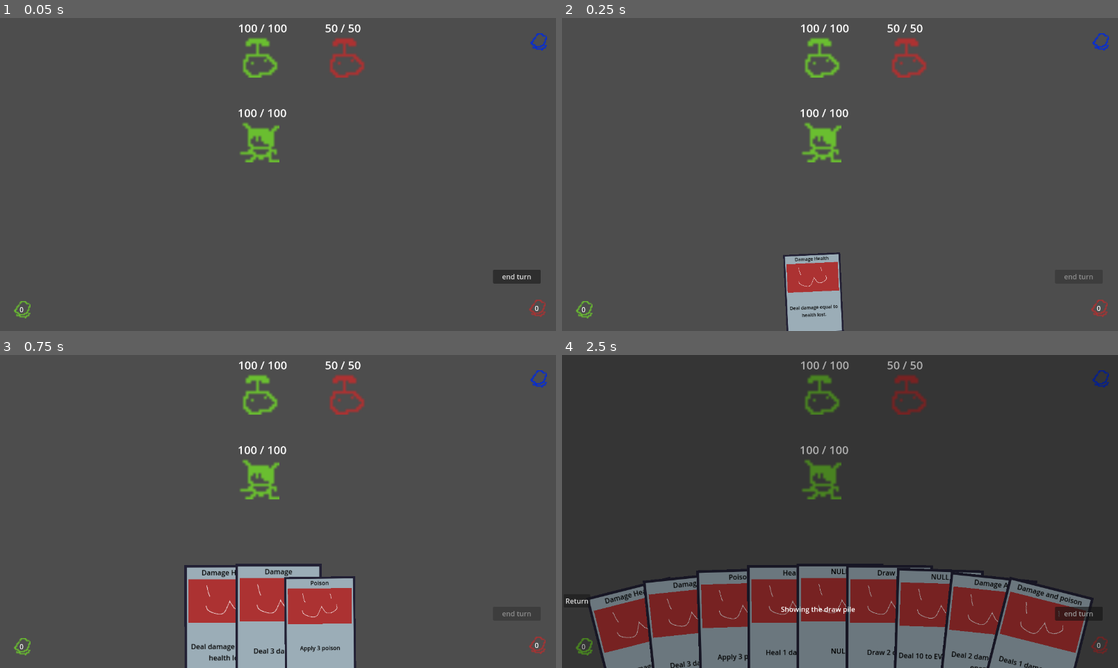
Above: before the commit, frames 1-4 (two rows, left to right).
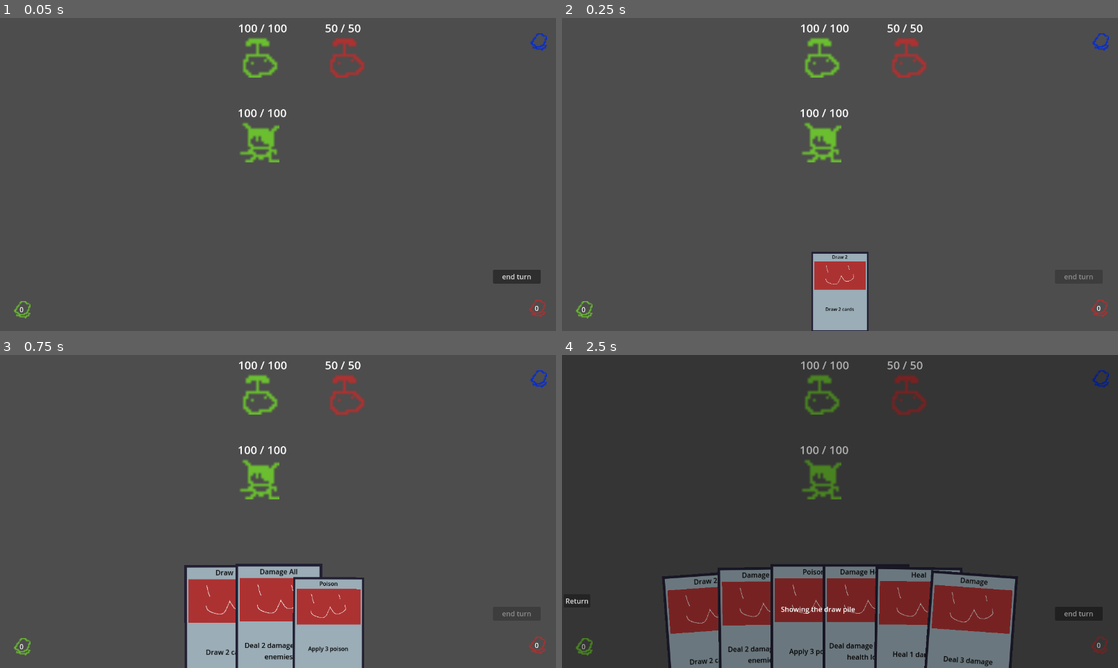
Above: after the commit, the same moments.

Repository: Saplings-Projects/1M_sub
Game: Godot game, scene res://#Scenes/TestingScene.tscn
Two runs of this game, one before a commit and one after it. Both use one fixed random seed, a clock stepped at 60 frames per second and the inputs below.
Inputs (mouse positions are in pixels of both pictures, inside the frame that each line leads up to):
- Up to frame 1 (0.05 s): no input
- Up to frame 2 (0.25 s): no input
- Up to frame 3 (0.75 s): click (255, 624) at 0.52 s
- Up to frame 4 (2.5 s): click "0" at 1.25 s; click "end turn" at 2 s

Frame 1 is identical in both runs. In frame 2, 2.8% of the frame differs, in the area x 39-56%, y 74-100%; in frame 3, 1.9%; in frame 4, 12%, in the area x 4-96%, y 66-100%.

Commit message:
Moved get_all_targets to battler as it's more appropriate

Diff:
--- a/#Scenes/TestingScene.tscn
+++ b/#Scenes/TestingScene.tscn
@@ -1,20 +1,11 @@
-[gd_scene load_steps=20 format=3 uid="uid://b60uabg68ra1l"]
+[gd_scene load_steps=11 format=3 uid="uid://b60uabg68ra1l"]
 
 [ext_resource type="PackedScene" uid="uid://clmg3l3n28x38" path="res://Entity/Player/Player.tscn" id="3_4psp7"]
 [ext_resource type="PackedScene" uid="uid://dpjfy4pv0vxst" path="res://Cards/CardContainer.tscn" id="3_e7sws"]
-[ext_resource type="Resource" uid="uid://dxgoopi1roxu4" path="res://Cards/Resource/Card_Damage.tres" id="4_wvn3v"]
-[ext_resource type="Resource" uid="uid://0x385c3nuq8f" path="res://Cards/Resource/Card_DamageAll.tres" id="5_j1lqt"]
-[ext_resource type="Resource" uid="uid://5yn4t13kwwoo" path="res://Cards/Resource/Card_DamageHealth.tres" id="6_4124l"]
-[ext_resource type="Resource" uid="uid://d4lugn62mmlep" path="res://Cards/Resource/Card_DrawCards.tres" id="7_smkw8"]
 [ext_resource type="PackedScene" uid="uid://bcpmrmofcilbn" path="res://Core/Battler.tscn" id="8_qtw1k"]
 [ext_resource type="Script" path="res://UI/DrawPileUISetter.gd" id="8_voref"]
-[ext_resource type="Resource" uid="uid://ctx8jsvac84so" path="res://Cards/Resource/Card_Poison.tres" id="8_x6t2k"]
-[ext_resource type="Resource" uid="uid://d12g33rc6c3u5" path="res://Cards/Resource/Card_Heal.tres" id="9_ojxic"]
 [ext_resource type="Script" path="res://UI/DiscardPileUISetter.gd" id="10_pqly7"]
-[ext_resource type="Resource" uid="uid://3s4aet1ciesh" path="res://Cards/Resource/Card_damage_and_poison.tres" id="10_w0xgm"]
-[ext_resource type="Resource" uid="uid://bsrdu33ukb1ym" path="res://Cards/Resource/Card_EnemyAttack.tres" id="11_3k5t2"]
 [ext_resource type="Texture2D" uid="uid://caemucaya30wh" path="res://Cards/draw_pile.png" id="11_pw70x"]
-[ext_resource type="Resource" uid="uid://uv2rili0xf3x" path="res://Cards/Resource/Card_Damage_EVERYTHING.tres" id="12_ikall"]
 [ext_resource type="Texture2D" uid="uid://d4muqvs3etnr8" path="res://Cards/discard_pile.png" id="12_kxw48"]
 [ext_resource type="Script" path="res://UI/EndTurnButton.gd" id="14_dpe64"]
 [ext_resource type="Texture2D" uid="uid://hqkt8t1v2f5h" path="res://Cards/deck_pile.png" id="18_b54hn"]
@@ -48,15 +39,14 @@
 anchor_bottom = 1.0
 grow_horizontal = 2
 grow_vertical = 0
-default_deck = Array[Resource("res://Cards/CardBase.gd")]([ExtResource("4_wvn3v"), ExtResource("5_j1lqt"), ExtResource("6_4124l"), ExtResource("7_smkw8"), ExtResource("9_ojxic"), ExtResource("8_x6t2k"), ExtResource("10_w0xgm"), ExtResource("11_3k5t2"), ExtResource("12_ikall")])
 starting_hand_size = 10
 max_hand_width = 900.0
 min_card_separation = 90.0
 max_card_separation = 120.0
 hover_offset_max = 100.0
 max_rotation = 40.0
-draw_pile_ui = NodePath("../DrawPile")
-discard_pile_ui = NodePath("../DiscardPile")
+draw_pile_ui = NodePath("")
+discard_pile_ui = NodePath("")
 play_at_height = 500.0
 battler_refrence = NodePath("../../../Battler")
 
--- a/Cards/CardBase.gd
+++ b/Cards/CardBase.gd
@@ -48,7 +48,7 @@
 	#Apply single target
 	_apply_all_effects(targets, target_effects)
 	#Get every unit that is to be affected by card
-	var all_target : Array[Entity] = get_all_targets()
+	var all_target : Array[Entity] = CardManager.card_container.battler_refrence.get_all_targets(application_type)
 
 	#apply effect to every target
 	_apply_all_effects(all_target, all_effects)
@@ -72,17 +72,3 @@
 			All_effects.append(effect_data)
 
 	return All_effects
-
-func get_all_targets() -> Array[Entity]:
-	var all_target : Array[Entity]
-
-	match application_type:
-		Enums.ApplicationType.ALL:
-			all_target = CardManager.card_container.battler_refrence._enemy_list
-			all_target += [PlayerManager.player]
-		Enums.ApplicationType.ENEMY_ONLY:
-			all_target = CardManager.card_container.battler_refrence._enemy_list
-		Enums.ApplicationType.FRIENDLY_ONLY:
-			all_target = [PlayerManager.player]
-
-	return all_target
--- a/Core/Battler.gd
+++ b/Core/Battler.gd
@@ -101,3 +101,17 @@
 			CardManager.card_container.remove_queued_card()
 			CardManager.card_container.set_active_card(queued_card_data)
 			queued_card_data.on_card_play(PlayerManager.player, [entity])
+
+func get_all_targets(application_type : Enums.ApplicationType) -> Array[Entity]:
+	var all_target : Array[Entity]
+
+	match application_type:
+		Enums.ApplicationType.ALL:
+			all_target = _enemy_list
+			all_target += [PlayerManager.player]
+		Enums.ApplicationType.ENEMY_ONLY:
+			all_target = _enemy_list
+		Enums.ApplicationType.FRIENDLY_ONLY:
+			all_target = [PlayerManager.player]
+
+	return all_target
